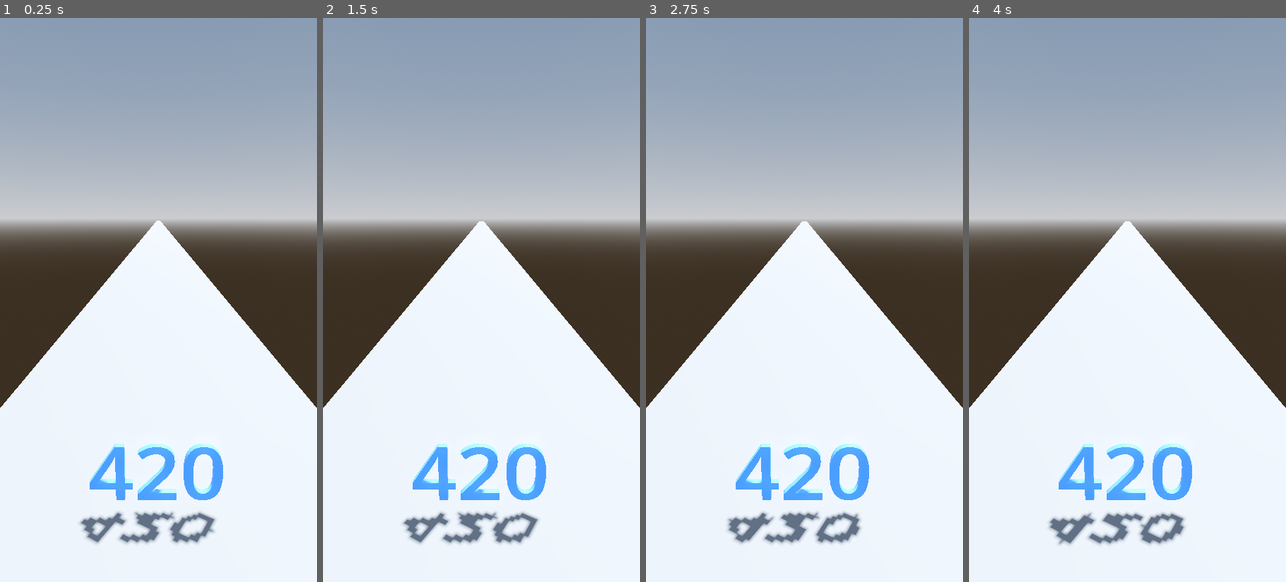
Above: before the commit, frames 1-4 (left to right).
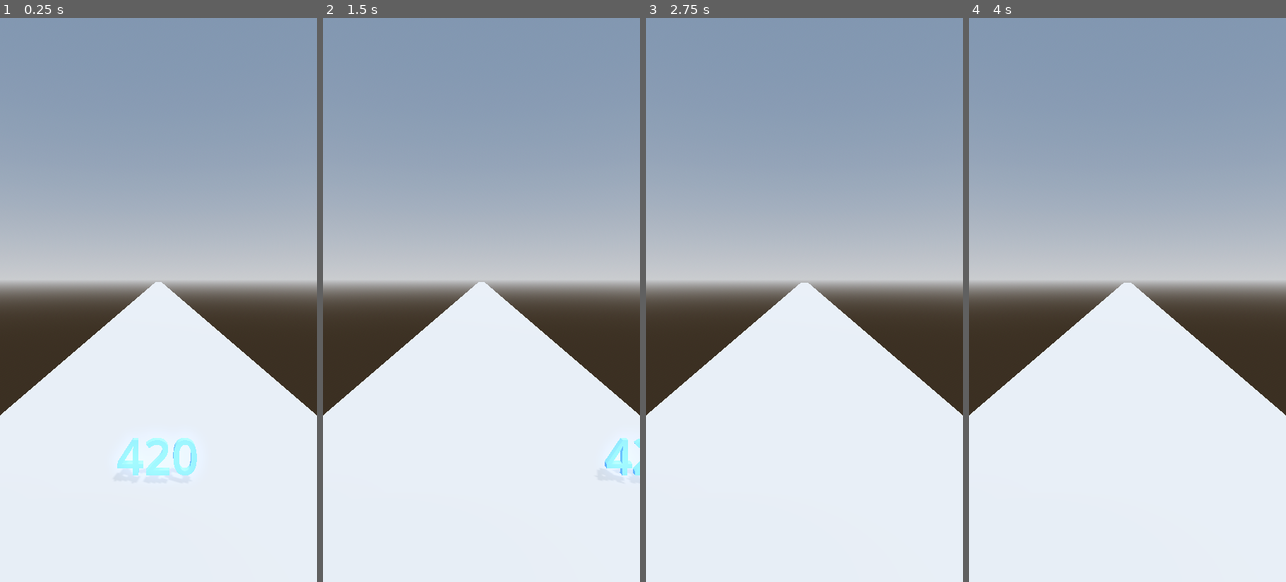
Above: after the commit, the same moments.

Repository: abdullahking6969/NumberRunClone
Game: Godot game, scene res://scenes/main.tscn
Same seed, same stepped clock (60 frames per second), same inputs: the game is played once before the commit and once after it.
Inputs (mouse positions are in pixels of both pictures, inside the frame that each line leads up to):
- Up to frame 1 (0.25 s): no input
- Up to frame 2 (1.5 s): move the mouse to (551, 271) at 0.52 s; click (551, 271) at 0.67 s; drag from (418, 328) to (465, 412) at 1.27 s
- Up to frame 3 (2.75 s): move the mouse to (836, 175) at 2.02 s; click (836, 175) at 2.17 s
- Up to frame 4 (4 s): drag from (1111, 412) to (1032, 215) at 2.77 s; move the mouse to (1222, 384) at 3.52 s; click (1222, 384) at 3.67 s

The runs differ from the first frame. In frame 1, 31% of the frame differs, in the area x 0-100%, y 25-94%; in frame 2, 31%; in frame 3, 30%; in frame 4, 30%.

Commit message:
made player swipe on x axis

Diff:
--- a/project.godot
+++ b/project.godot
@@ -22,6 +22,10 @@
 window/size/mode=3
 window/handheld/orientation=1
 
+[input_devices]
+
+pointing/emulate_touch_from_mouse=true
+
 [rendering]
 
 renderer/rendering_method="mobile"
--- a/scenes/main.tscn
+++ b/scenes/main.tscn
@@ -1,5 +1,6 @@
-[gd_scene load_steps=5 format=3 uid="uid://d2wx0skkw2287"]
+[gd_scene load_steps=6 format=3 uid="uid://d2wx0skkw2287"]
 
+[ext_resource type="Script" uid="uid://drvjlins6kkrp" path="res://scripts/main.gd" id="1_0wfyh"]
 [ext_resource type="PackedScene" uid="uid://cdf6px0sx1owa" path="res://scenes/player.tscn" id="1_o5qli"]
 
 [sub_resource type="ProceduralSkyMaterial" id="ProceduralSkyMaterial_o5qli"]
@@ -16,19 +17,24 @@
 glow_enabled = true
 
 [node name="Main" type="Node3D"]
+script = ExtResource("1_0wfyh")
 
 [node name="WorldEnvironment" type="WorldEnvironment" parent="."]
 environment = SubResource("Environment_sugp2")
 
 [node name="DirectionalLight3D" type="DirectionalLight3D" parent="."]
-transform = Transform3D(-0.8660254, -0.43301278, 0.25, 0, 0.49999997, 0.86602545, -0.50000006, 0.75, -0.43301266, 0, 0, 0)
+transform = Transform3D(-0.8660254, -0.43301272, 0.25000006, 0.43020663, -0.39051133, 0.81389385, -0.2547986, 0.8124044, 0.5244777, 0, 0, 0)
 shadow_enabled = true
+shadow_opacity = 0.4
 
 [node name="CSGBox3D" type="CSGBox3D" parent="."]
 transform = Transform3D(1, 0, 0, 0, 1, 0, 0, 0, 1, 0, 0, -229.40118)
 use_collision = true
 collision_mask = 7
-size = Vector3(5, 0.2, 500)
+size = Vector3(8, 0.2, 500)
 
 [node name="Player" parent="." instance=ExtResource("1_o5qli")]
 transform = Transform3D(1, 0, 0, 0, 1, 0, 0, 0, 1, 0, 0.4287423, 0)
+
+[node name="Camera3D" type="Camera3D" parent="."]
+transform = Transform3D(1, 0, 0, 0, 0.99845827, 0.055507835, 0, -0.055507835, 0.99845827, 0, 3.5231118, 5.106849)
--- a/scenes/player.tscn
+++ b/scenes/player.tscn
@@ -13,7 +13,7 @@
 [sub_resource type="TextMesh" id="TextMesh_u8vuu"]
 text = "420"
 pixel_size = 0.05
-depth = 0.06
+depth = 0.1
 
 [node name="Player" type="RigidBody3D"]
 collision_layer = 4
@@ -26,6 +26,3 @@
 [node name="MeshInstance3D" type="MeshInstance3D" parent="."]
 material_override = SubResource("StandardMaterial3D_u8vuu")
 mesh = SubResource("TextMesh_u8vuu")
-
-[node name="Camera3D" type="Camera3D" parent="."]
-transform = Transform3D(1, 0, 0, 0, 0.97633755, 0.21625218, 0, -0.21625218, 0.97633755, 0, 2.4332163, 3.1935668)
--- /dev/null
+++ b/scripts/main.gd
@@ -0,0 +1,7 @@
+extends Node3D
+
+@onready var camera_3d: Camera3D = $Camera3D
+@onready var player: RigidBody3D = $Player
+
+func _physics_process(_delta: float) -> void:
+	camera_3d.position.z = player.position.z + 6
--- a/scripts/player.gd
+++ b/scripts/player.gd
@@ -1,11 +1,35 @@
 extends RigidBody3D
 
-const SPEED : int = 20
+const FORWARD_SPEED := 20.0
+const SIDE_SPEED := 25.0
+
+var dragging := false
+var last_touch_x := 0.0
 
 func _ready() -> void:
-	self.axis_lock_angular_x = true
-	self.axis_lock_angular_z = true
-	self.axis_lock_angular_y = true
+	axis_lock_angular_x = true
+	axis_lock_angular_y = true
+	axis_lock_angular_z = true
 
 func _physics_process(_delta: float) -> void:
-	self.apply_central_force(Vector3(0,0,-SPEED))
+	# Constant forward movement
+	apply_central_force(Vector3(0, 0, -FORWARD_SPEED))
+
+	# Stop side movement when not dragging
+	if not dragging:
+		linear_velocity.x = 0
+
+func _input(event):
+	if event is InputEventScreenTouch:
+		if event.pressed:
+			dragging = true
+			last_touch_x = event.position.x
+		else:
+			dragging = false
+			linear_velocity.x = 0   # hard stop on release
+
+	if event is InputEventScreenDrag and dragging:
+		var delta_x = event.position.x - last_touch_x
+		last_touch_x = event.position.x
+
+		linear_velocity.x = delta_x * 0.1 * SIDE_SPEED
Not shown, added: scripts/main.gd.uid
